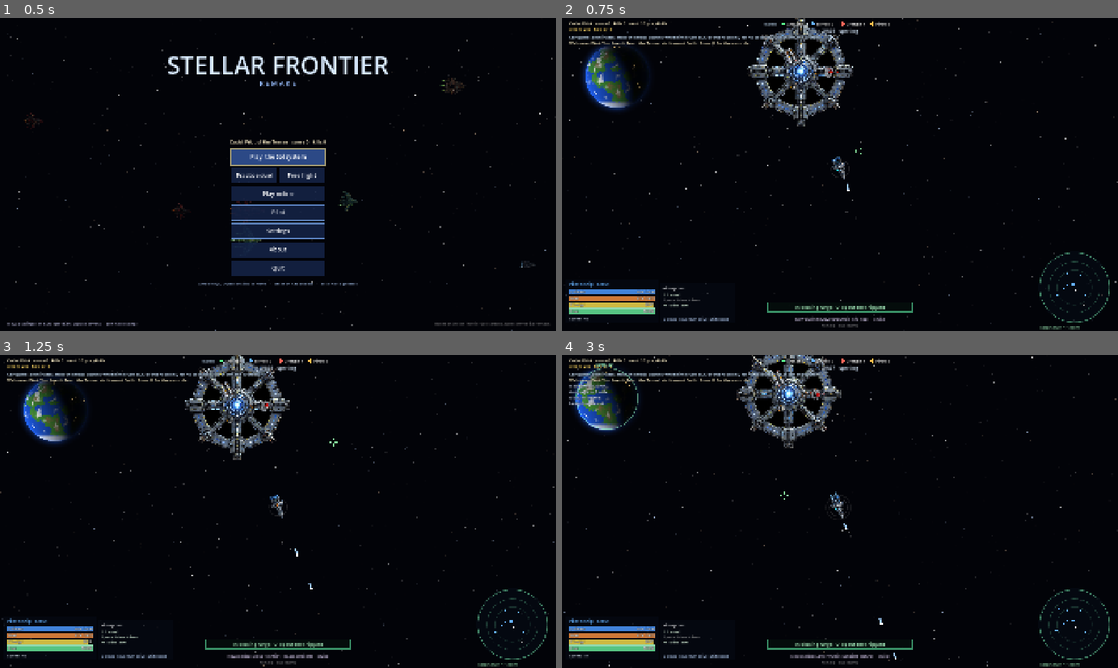
Above: before the commit, frames 1-4 (two rows, left to right).
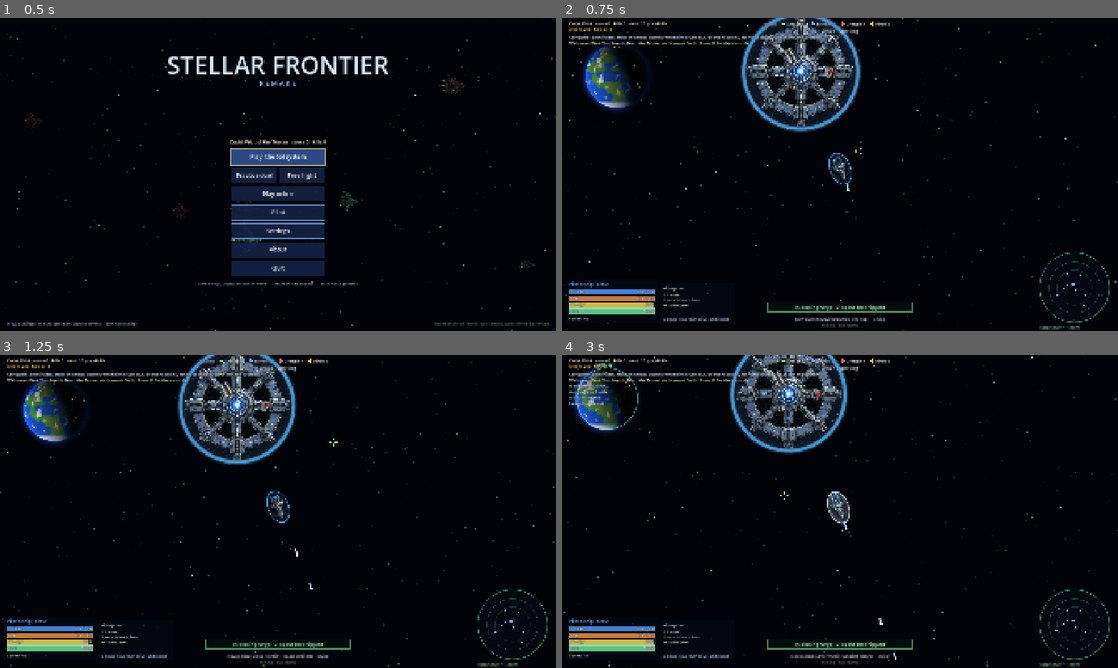
Above: after the commit, the same moments.

Repository: noalear/SovereignDrift
Game: Godot game, scene res://src/Main.tscn
The game is run twice, just before and just after one commit, with the same random seed, the same clock (stepped at 60 frames per second) and the same inputs.
Inputs (mouse positions are in pixels of both pictures, inside the frame that each line leads up to):
- Up to frame 1 (0.5 s): no input
- Up to frame 2 (0.75 s): tap Enter (ui_accept) at 0.5 s; drag from (840, 174) to (895, 105) at 0.52 s
- Up to frame 3 (1.25 s): no input
- Up to frame 4 (3 s): drag from (728, 527) to (812, 574) at 1.27 s; move the mouse to (895, 442) at 2.02 s; hold E (strafe_right) 2.03-2.75 s; hold G (autopilot) 2.03-2.75 s; tap U (refit) at 2.3 s; tap Enter (ui_accept) at 2.75 s; drag from (840, 511) to (673, 464) at 2.77 s

Frame 1 is identical in both runs. In frame 2, 2.0% of the frame differs, in the area x 32-54%, y 0-54%; in frame 3, 1.8%; in frame 4, 1.8%.

Commit message:
Shields: a bubble round the whole ship that shows how much is left
Each ship gets a hexagonal shield bubble sized so the whole hull painting
sits inside it.  Its colour runs blue, amber, red as it drains, cells drop
out as it weakens, a gauge round the rim is lit in proportion to the
charge, and it flickers when nearly gone.  Hits light up the cells where
they land and ripple across the bubble (also for puppets online, from the
shield values in snapshots), and when the shield fails it flashes and
shatters cell by cell.  Respawn protection shows as a white shimmer on
the bubble instead of the old ring.

Co-Authored-By: Claude Opus 5.5 (1M context) <noreply@anthropic.com>
Claude-Session: https://claude.ai/code/session_013yBc5uKNdWCSFdTacWKtWh

Diff:
--- /dev/null
+++ b/src/ships/ShieldBubble.gd
@@ -0,0 +1,120 @@
+## ShieldBubble -- the shield drawn around a whole ship.  Its colour, the
+## cells still lit and a flicker near the end show how strong it is; hits
+## ripple out from where they land and it bursts when it goes down.
+class_name ShieldBubble
+extends Node2D
+
+static var _shader: Shader = null
+static var _white: ImageTexture = null
+
+var ship: Ship
+var half := Vector2(40, 20)         # half size of the bubble, ship space
+var hits: Array = []                # [point (-1..1), age, weight]
+var collapse := 1.0
+var was_up := true
+var last_shield := -1.0
+var mat: ShaderMaterial
+
+
+func setup(p_ship: Ship) -> void:
+	ship = p_ship
+	if _shader == null:
+		_shader = load("res://src/ships/shield.gdshader")
+		var img := Image.create(4, 4, false, Image.FORMAT_RGBA8)
+		img.fill(Color.WHITE)
+		_white = ImageTexture.create_from_image(img)
+	mat = ShaderMaterial.new()
+	mat.shader = _shader
+	material = mat
+	fit()
+
+
+## Size the bubble so the whole hull painting sits inside it, with room
+## around it: an ellipse around the painted pixels, centred on them.
+func fit() -> void:
+	var fitted: Array = ship.art_model.get("shield_fit", [])
+	if fitted.is_empty():
+		fitted = _fit_painting()
+		if not ship.art_model.is_empty():
+			ship.art_model["shield_fit"] = fitted   # models are shared, so this is worked out once per hull
+	position = fitted[0]
+	half = fitted[1]
+	var longest := maxf(half.x, half.y)
+	mat.set_shader_parameter("aspect", half / longest)
+	queue_redraw()
+
+
+func _fit_painting() -> Array:
+	var rect: Rect2 = ship.art_model.get("rect", Rect2(-ship.size, -ship.size, ship.size * 2.0, ship.size * 2.0))
+	var mask: Dictionary = ship.art_model.get("mask", {})
+	var pts := PackedVector2Array()
+	if not mask.is_empty():
+		var gw: int = mask["gw"]
+		var gh: int = mask["gh"]
+		var cell := rect.size / Vector2(gw, gh)
+		for y in gh:
+			for x in gw:
+				if mask["depth"][y * gw + x] > 0.0:
+					var c := rect.position + (Vector2(x, y) + Vector2(0.5, 0.5)) * cell
+					for corner in [Vector2(-0.5, -0.5), Vector2(0.5, -0.5), Vector2(-0.5, 0.5), Vector2(0.5, 0.5)]:
+						pts.append(c + corner * cell)
+	if pts.is_empty():
+		pts = PackedVector2Array([rect.position, rect.end])
+	var lo := pts[0]
+	var hi := pts[0]
+	for p in pts:
+		lo = lo.min(p)
+		hi = hi.max(p)
+	var centre := (lo + hi) * 0.5
+	var box := (hi - lo) * 0.5
+	var shape := Vector2.ONE * maxf(box.x, box.y) if ship.is_station else Vector2(box.x, maxf(box.y, box.x * 0.4))
+	var k := 0.0
+	for p in pts:
+		k = maxf(k, ((p - centre) / shape).length())
+	return [centre, shape * k * 1.06 + Vector2(8.0, 8.0)]
+
+
+## A hit on the shield at `angle` (ship space), `weight` 0..1.
+func hit(angle: float, weight: float) -> void:
+	var d := Vector2(cos(angle), sin(angle)) / half
+	var p := d / d.length()
+	hits.push_front([p, 0.0, clampf(weight, 0.45, 1.0)])
+	if hits.size() > 4:
+		hits.pop_back()
+
+
+func _process(delta: float) -> void:
+	if ship == null or ship.dead:
+		visible = false
+		return
+	visible = true
+	for h in hits:
+		h[1] += delta
+	hits = hits.filter(func(h): return h[1] < 0.9)
+	var s := ship.shield / maxf(ship.shield_max, 1.0) if ship.shield_max > 0.0 else 0.0
+	var up := s > 0.001
+	if was_up and not up and ship.shield_max > 0.0:
+		collapse = 0.0
+	was_up = up
+	collapse += delta
+	# any drop in the shield is a hit; this also works for puppets online,
+	# whose shield arrives in snapshots rather than through take_damage
+	if last_shield >= 0.0 and ship.shield < last_shield - 0.5:
+		hit(ship.last_hit_angle, (last_shield - ship.shield) / maxf(ship.shield_max * 0.15, 1.0))
+	last_shield = ship.shield
+	var packed := PackedVector4Array()
+	for i in 4:
+		if i < hits.size():
+			var h: Array = hits[i]
+			packed.append(Vector4(h[0].x, h[0].y, h[1], h[2]))
+		else:
+			packed.append(Vector4(0, 0, 9.0, 0.0))
+	mat.set_shader_parameter("hits", packed)
+	mat.set_shader_parameter("strength", s)
+	mat.set_shader_parameter("collapse", collapse)
+	mat.set_shader_parameter("guard", clampf(ship.invulnerable, 0.0, 1.0))
+	mat.set_shader_parameter("alpha", ship.cloak_alpha)
+
+
+func _draw() -> void:
+	draw_texture_rect(_white, Rect2(-half, half * 2.0), false)
--- a/src/ships/Ship.gd
+++ b/src/ships/Ship.gd
@@ -123,6 +123,7 @@
 var aim_point := Vector2.INF       # where the pilot wants turrets to point (world)
 var has_turret := false
 var last_hit_angle := 0.0
+var shield_bubble: ShieldBubble
 var net_id := 0                    # online: the id the host and clients share
 var is_puppet := false             # online: shown from the host's snapshots, not simulated
 var docked := false                # in the shipyard: controls are off
@@ -140,6 +141,9 @@
 	body.restitution = 0.25
 	body.friction = 0.35
 	refit(p_design)
+	shield_bubble = ShieldBubble.new()
+	add_child(shield_bubble)
+	shield_bubble.setup(self)
 	engine_sound = EngineSound.new()
 	add_child(engine_sound)
 	engine_sound.setup(self)
@@ -196,6 +200,8 @@
 	_build_weapons()
 	art_model = ShipArt.build_model(design, race_id, size)
 	_build_body()
+	if shield_bubble != null:
+		shield_bubble.fit()
 	queue_redraw()
 
 
@@ -1037,21 +1043,12 @@
 	if art_model.is_empty():
 		art_model = ShipArt.build_model(design, race_id, size)
 	ShipArt.draw_model(self, art_model, base, thrust_level, cloak_alpha, dmg, Transform2D.IDENTITY, aims, clampf(hit_flash * 5.0, 0.0, 1.0))
-	# shield ripple where the shot landed
-	if hit_flash > 0.0 and shield > 0.0:
-		var c := Color(0.5, 0.75, 1.0, hit_flash * 5.0 * cloak_alpha)
-		var spread := 0.9 + (0.15 - hit_flash) * 6.0
-		draw_arc(Vector2.ZERO, size * 1.35, last_hit_angle - spread, last_hit_angle + spread, 24, c, 3.5, true)
-		var c2 := Color(0.7, 0.85, 1.0, hit_flash * 2.0 * cloak_alpha)
-		draw_arc(Vector2.ZERO, size * 1.35, 0, TAU, 40, c2, 1.5, true)
+	# the shield is drawn by shield_bubble
 	# turret arcs for the pilot's own ship
 	if is_player and Settings.mouse_aim and aim_point != Vector2.INF:
 		for w in weapons:
 			if is_turret(w) and w["arc1"] - w["arc0"] < TAU - 0.2:
 				draw_arc(Vector2.ZERO, size * 1.1, w["arc0"], w["arc1"], 24, Color(1, 1, 1, 0.12), 1.0, true)
-	if invulnerable > 0.0:
-		var c := Color(1, 1, 1, 0.25 + 0.25 * sin(invulnerable * 20.0))
-		draw_arc(Vector2.ZERO, size * 1.5, 0, TAU, 40, c, 2.0, true)
 	if warping and warp_charge < WARP_CHARGE_TIME:
 		var c := Color(0.6, 0.8, 1.0, warp_charge / WARP_CHARGE_TIME)
 		draw_arc(Vector2.ZERO, size * (2.6 - 1.4 * warp_charge / WARP_CHARGE_TIME), 0, TAU, 48, c, 2.5, true)
--- /dev/null
+++ b/src/ships/shield.gdshader
@@ -0,0 +1,95 @@
+shader_type canvas_item;
+
+// A ship's shield: an elliptical bubble of hexagonal cells around the whole
+// hull.  Its colour runs blue -> amber -> red with strength, cells drop out
+// as it weakens, a gauge round the rim shows the charge left, it flickers
+// when nearly gone, hits ripple across it from where they land, and it
+// flashes white as it collapses.
+
+uniform float strength = 1.0;       // shield / shield_max
+uniform float alpha = 1.0;          // cloak and fades
+uniform vec2 aspect = vec2(1.0, 0.5);   // bubble half size, normalised to the longer side
+uniform vec4 hits[4];               // xy: point on the bubble (-1..1), z: age (s), w: weight
+uniform float collapse = 1.0;       // seconds since the shield went down
+uniform float guard = 0.0;          // respawn protection, 0..1
+
+float hash(vec2 p) {
+	return fract(sin(dot(p, vec2(127.1, 311.7))) * 43758.5453);
+}
+
+// distance to the edge of the nearest hex cell, and that cell's id
+vec3 hex(vec2 p) {
+	vec2 s = vec2(1.0, 1.7320508);
+	vec2 a = mod(p, s) - s * 0.5;
+	vec2 b = mod(p - s * 0.5, s) - s * 0.5;
+	vec2 g = dot(a, a) < dot(b, b) ? a : b;
+	vec2 id = p - g;
+	vec2 q = abs(g);
+	float edge = 0.5 - max(dot(q, s * 0.5), q.x);
+	return vec3(edge, id);
+}
+
+void fragment() {
+	vec2 p = UV * 2.0 - 1.0;            // ellipse is the unit circle here
+	float r = length(p);
+	if (r > 1.0) {
+		discard;
+	}
+	float z = sqrt(max(1.0 - r * r, 0.0));
+	// rim light, strongest at the edge like a real bubble seen side-on
+	float rim = pow(1.0 - z, 2.2);
+	float edge_aa = 1.0 - smoothstep(0.965, 1.0, r);
+	// cells in world proportions, a little bent toward the rim
+	vec2 cp = p * aspect * 9.0 / (0.6 + 0.4 * z);
+	vec3 h = hex(cp);
+	float line = 1.0 - smoothstep(0.0, 0.07, h.x);
+	// weaker shields lose cells; nearly gone, the rest flicker
+	float cell = hash(h.yz);
+	float intact = step(cell, strength * 1.15 - 0.05);
+	float flick = strength < 0.25 ? 0.55 + 0.45 * step(0.4, hash(h.yz + floor(TIME * 18.0))) : 1.0;
+	vec3 blue = vec3(0.35, 0.72, 1.0);
+	vec3 amber = vec3(1.0, 0.78, 0.3);
+	vec3 red = vec3(1.0, 0.3, 0.22);
+	vec3 col = mix(red, mix(amber, blue, smoothstep(0.35, 0.7, strength)), smoothstep(0.1, 0.35, strength));
+	// fill and rim stay faintly through lost cells so the bubble reads as
+	// worn rather than holed; the cell lines go with the cells
+	float fill = (0.04 + 0.34 * rim) * (0.4 + 0.6 * intact);
+	float lines = 0.16 * line * intact * (0.4 + rim);
+	// a gauge along the rim: lit from the bow back round both sides in
+	// proportion to the charge, so a glance tells how much is left
+	float band = smoothstep(0.885, 0.915, r) * (1.0 - smoothstep(0.945, 0.97, r));
+	float around = abs(atan(p.y, p.x)) / 3.14159265;
+	float gauge = band * (step(around, strength) * 0.55 + 0.08);
+	float a = strength > 0.0 ? (fill + lines + gauge) * flick : 0.0;
+	// hits: a flash where it landed and a ring running out across the bubble
+	for (int i = 0; i < 4; i++) {
+		vec4 hv = hits[i];
+		if (hv.w <= 0.0 || hv.z > 0.9) {
+			continue;
+		}
+		float d = length((p - hv.xy * 0.92) * aspect);
+		float fade = 1.0 - hv.z / 0.9;
+		float ring = exp(-pow((d - hv.z * 1.4) * 9.0, 2.0)) * fade;
+		float flash = exp(-d * d * 22.0) * max(1.0 - hv.z / 0.22, 0.0);
+		float glow = exp(-d * d * 6.0) * fade * fade;   // the cells round the impact light up
+		float k = (ring * (0.5 + 1.4 * line) + glow * (0.15 + 1.2 * line) + flash * 2.0) * hv.w;
+		a += k;
+		col = mix(col, vec3(0.92, 0.97, 1.0), clamp((flash + glow * line * 0.6) * hv.w, 0.0, 1.0));
+	}
+	// collapse: a white flash, then the cells shatter one by one, red, and
+	// the last of them go about half a second after the shield fell
+	if (collapse < 0.5) {
+		float t = collapse / 0.5;
+		float gone = step(hash(h.yz * 1.7 + 3.1) * 0.9 + 0.1, t);
+		float burst = (1.0 - gone) * (1.0 - t * 0.6) * (0.03 + 0.8 * line + 0.35 * rim);
+		a += burst + (1.0 - smoothstep(0.0, 0.15, t)) * 0.3 * rim;
+		col = mix(vec3(1.0, 0.35, 0.25), vec3(1.0, 0.95, 0.9), 1.0 - smoothstep(0.0, 0.3, t));
+	}
+	// respawn protection: a white shimmer
+	if (guard > 0.0) {
+		float sh = 0.5 + 0.5 * sin(TIME * 9.0 + (p.x + p.y) * 6.0);
+		a += guard * (0.12 + 0.35 * rim) * (0.6 + 0.4 * sh);
+		col = mix(col, vec3(1.0), guard * 0.7);
+	}
+	COLOR = vec4(col, clamp(a, 0.0, 0.85) * edge_aa * alpha);
+}
Not shown, added: src/ships/ShieldBubble.gd.uid
Not shown, added: src/ships/shield.gdshader.uid
